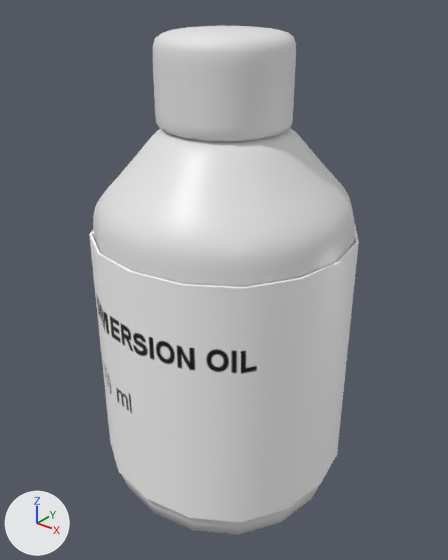
A saved change to the FBX model Assets/Project Files/Game/Models/Praktikum mikroskop/Immersion oil.fbx.
Camera for both pictures: a 50 mm camera at (0.0804, -0.1009, 0.118) aimed at (-0.0001, -0.0003, 0.0556). Lighting does not change. The marker at lower left points along +X, +Y and +Z. Where no turn or scale is listed for an object, it has been applied to the vertices.
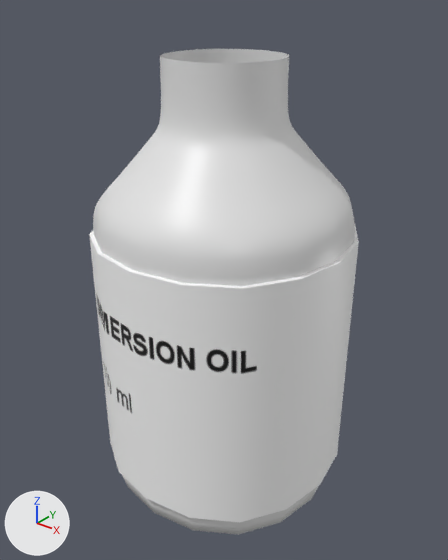
The newer file is also rescaled (x1.491) as a whole; pictures and numbers use the older file's frame.

Pixel boxes [x1, y1, x2, y2] of what changed, in the pictures (448 x 560 px; the box of a moved part takes in the faces that stretch with it):
'Cube.020', reshaped (19% taller)
    before: [93, 128, 355, 535]
    after: [93, 49, 355, 535]
'Cube.074', mesh moved (not visible afterwards)
    before: [152, 26, 296, 142]
part 1 of me_cube_084, built on
    before: [154, 128, 300, 158]
    after: [153, 49, 300, 158]
part 3 of me_cube_086, moved or reshaped
    both: [89, 226, 359, 288]

Edits to the bpy script that builds the scene:
```text
Change me_cube_097:
    where me_cube_097.from_pydata(...)  # 226 vertices, 224 faces; spans x -0.0138..0.0138, y -0.0138..0.0138, z 0.0533..0.073
    used by ob_cube_074; location = (0.0, 0.0, 0.0367)
    me_cube_097 part 2: the whole mesh is moved by (0.0, 0.0, -0.033)
Change me_cube_086:
    where me_cube_086.from_pydata(...)  # 160 vertices, 160 faces; spans x -0.0288..0.0288, y -0.0288..0.0288, z -0.026..0.0314
    used by ob_cube_021; location = (0.0, 0.0, 0.0367)
    me_cube_086 part 3: 80 of 160 vertices moved; they spanned x -0.0282..0.0283, y -0.0283..0.0282, z -0.026..0.0314 and now span x -0.0169..0.0169, y -0.0169..0.0169, z -0.026..0.0314; mean shift (0.0, 0.0, 0.0); largest move (0.0, -0.0283, -0.0116) -> (0.0, -0.0169, -0.0116)
Change me_cube_084:
    used by ob_cube_020; location = (0.0, 0.0, 0.0367)
    remove me_cube_084.from_pydata(...)  # 418 vertices, 416 faces; spans x -0.028..0.028, y -0.028..0.028, z -0.0347..0.0544
    add me_cube_084.from_pydata(...)  # 537 vertices, 528 faces; spans x -0.028..0.028, y -0.028..0.028, z -0.0347..0.0678
    me_cube_084 part 1: 52 vertices moved from x -0.0144..0.0144, y -0.0144..0.0144, z 0.0525..0.0543 to x -0.0145..0.0145, y -0.0145..0.0145, z 0.0525..0.0582; 9 vertices removed from x -0.0072..0.0072, y -0.0072..0.0072, z 0.054..0.0544; 128 vertices added at x -0.0125..0.0125, y -0.0125..0.0125, z 0.0562..0.0678
```
